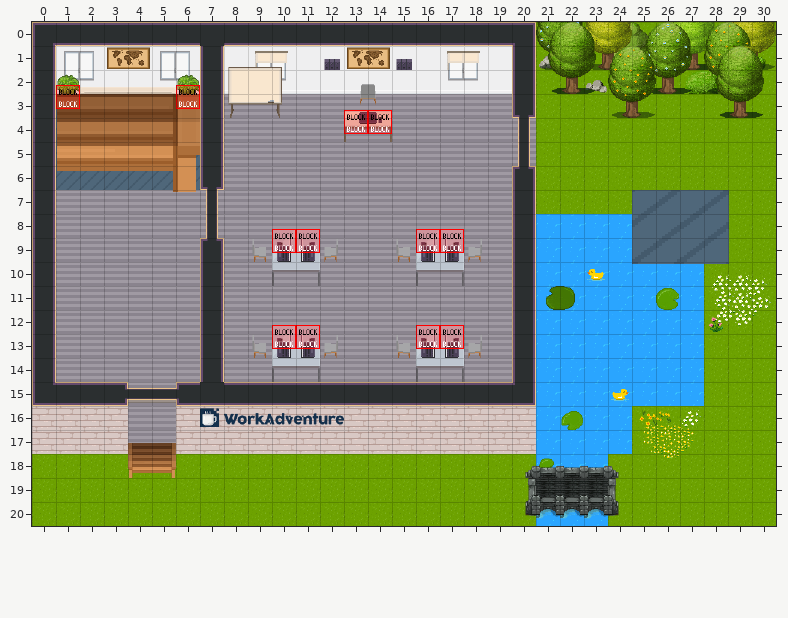
Two versions of a level (Tiled map (JSON), office.tmj). Above: the version before the commit.
Cells are 32x32 px. Shown: x 0..30, y 0..20. Layer "Блок 2" is drawn 1,13 px off the grid. Layer "йцу" is drawn 0,-10 px off the grid.
The result:
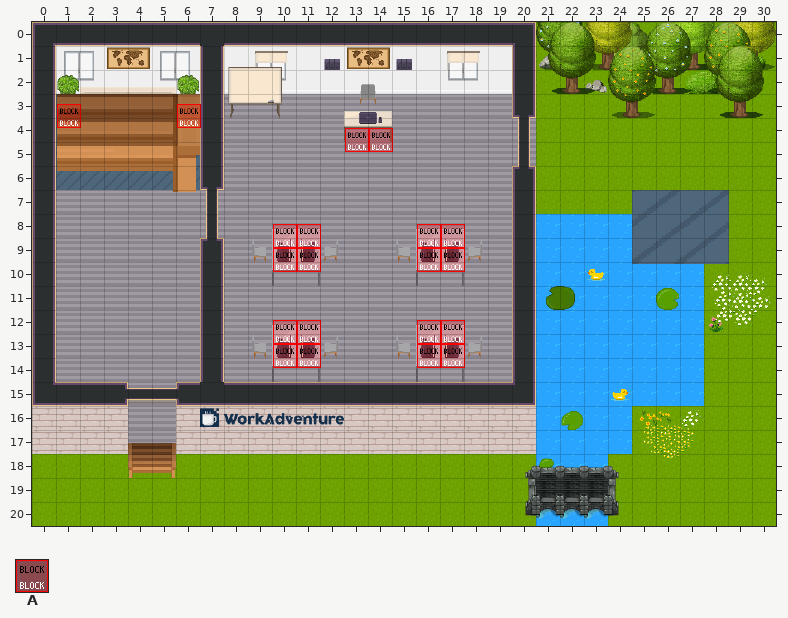
Key: from "Chunk 1": A 1.
_ is an empty cell.
Change:
layer "Блок 2" offset 0,-12 -> 1,13 px
Layer "Блок 2":
The author put tile A in row 4 at x 13 to 14; in row 8 at x 10 to 11 and 16 to 17; in row 12 at x 10 to 11 and 16 to 17.
Layer "йцу" (removed):
Tile A is removed in row 4 at x 13 to 14.
